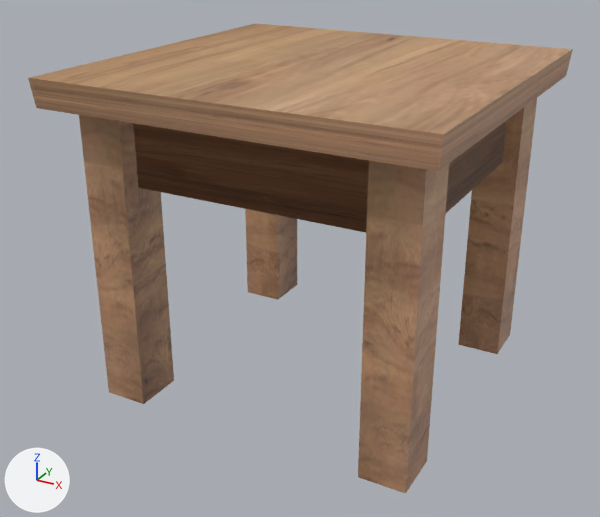
A saved change to the FBX model Assets/FBX/Lvl1/chearOld.fbx.
Before and after are seen from a 50 mm lens placed at (1.93, -3.77, 2.53), pointed at (-0.07, -0.14, 0.71). The axes (+X, +Y, +Z) are drawn at lower left. The lights are the same throughout.

Objects in the first picture: 'Foots', 'Side', 'Top'.
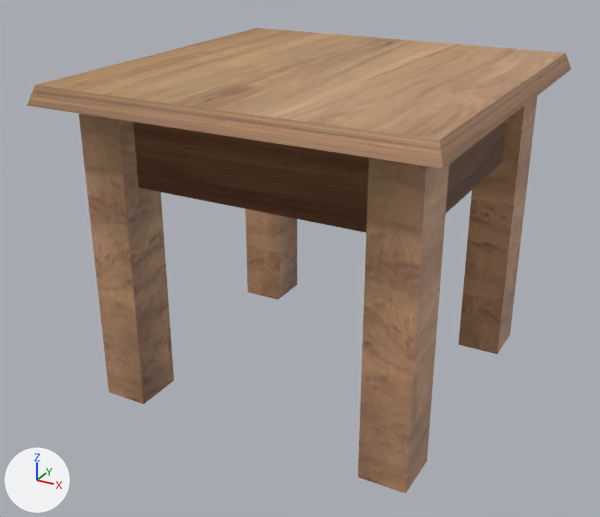
Where the newer file only moved an object's origin or applied its transform, the numbers keep the older frame.

Pixel boxes (x1, y1, x2, y2) of what changed, in the pictures (600 x 517 px):
```json
{"object": "Top", "change": "reshaped, moved", "before": [28, 23, 573, 171], "after": [27, 28, 571, 169]}
```

Scene script edits in JSON lines:
```json
{"block": "me_cube_004", "where": "me_cube_004.from_pydata(...)  # 8 vertices, 6 faces; spans x -1.02..1.01, y -1.02..1.0, z -0.4..-0.25"}
{"block": "me_cube_004", "where": "# used by ob_top; location = (0.0, 0.0, 2.01)"}
{"block": "me_cube_004", "change": "me_cube_004 part 1"}
{"op": "set", "path": "me_cube_004.vertices[0].co", "old": "(1.01, 1.0, -0.26)", "new": "(0.98, 0.97, 1.74)", "note": "pixel (572, 49) -> pixel (565, 52)"}
{"op": "set", "path": "me_cube_004.vertices[1].co", "old": "(0.99, 0.98, -0.4)", "new": "(1.01, 1.0, 1.64)", "note": "pixel (566, 75) -> pixel (571, 69)"}
{"op": "set", "path": "me_cube_004.vertices[2].co", "old": "(0.99, -1.02, -0.25)", "new": "(0.97, -1.0, 1.73)", "note": "pixel (443, 134) -> pixel (439, 139)"}
{"op": "set", "path": "me_cube_004.vertices[3].co", "old": "(0.98, -1.01, -0.4)", "new": "(1.01, -1.03, 1.64)", "note": "pixel (438, 171) -> pixel (443, 168)"}
{"op": "set", "path": "me_cube_004.vertices[4].co", "old": "(-1.02, 0.99, -0.25)", "new": "(-0.99, 0.97, 1.73)", "note": "pixel (255, 23) -> pixel (257, 27)"}
{"op": "set", "path": "me_cube_004.vertices[5].co", "old": "(-1.01, 0.98, -0.4)", "new": "(-1.03, 1.0, 1.64)"}
{"op": "set", "path": "me_cube_004.vertices[6].co", "old": "(-1.01, -1.02, -0.25)", "new": "(-0.99, -1.0, 1.72)", "note": "pixel (28, 77) -> pixel (34, 84)"}
{"op": "set", "path": "me_cube_004.vertices[7].co", "old": "(-0.99, -1.0, -0.39)", "new": "(-1.02, -1.03, 1.63)", "note": "pixel (36, 108) -> pixel (27, 105)"}
{"op": "set", "path": "ob_top.location", "old": "(0.0, 0.0, 2.01)", "new": "(0.0, 0.0, 0.0)"}
```
